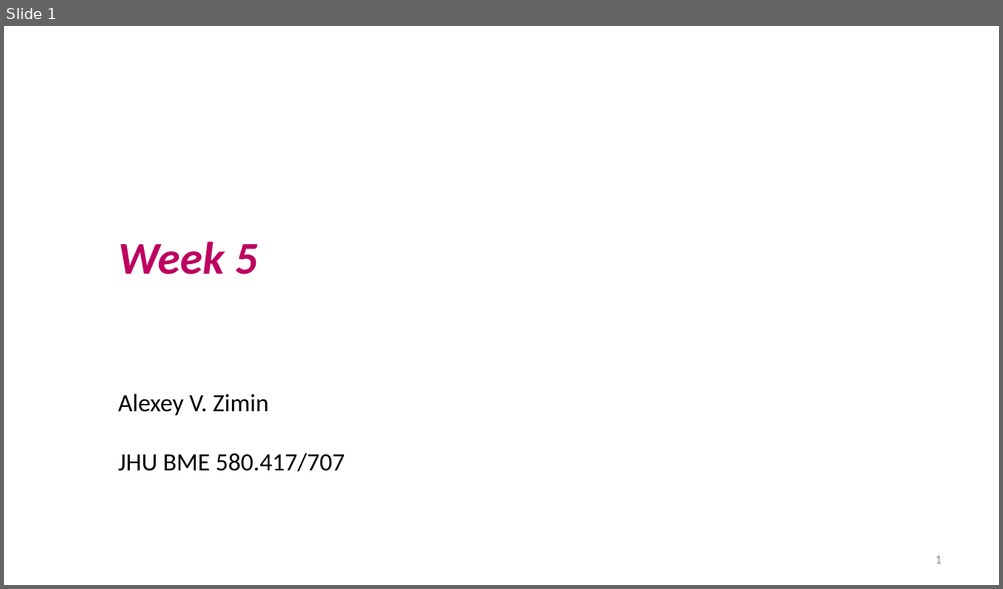
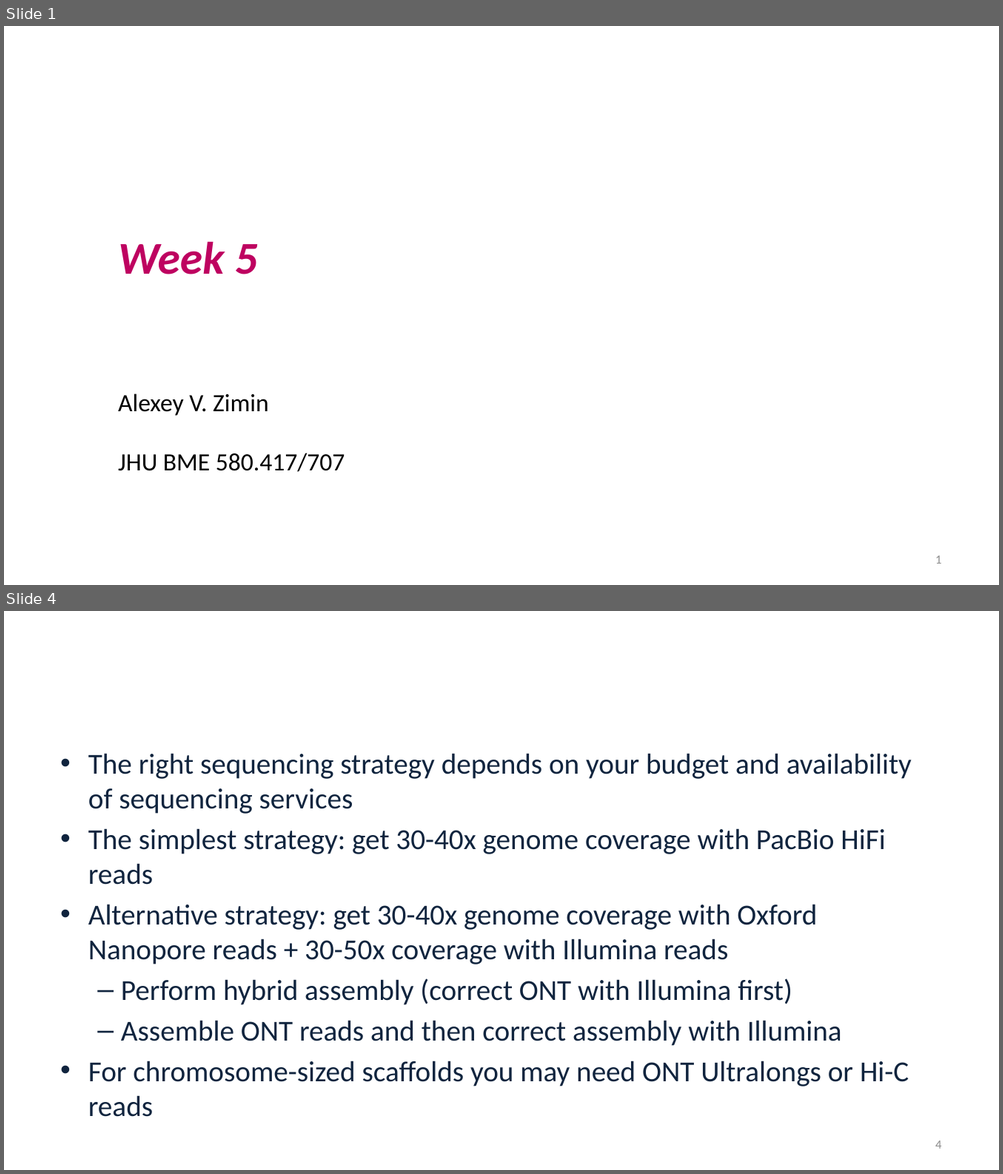
Before and after one commit to alekseyzimin/BME-Algorithms-for-Analysis-of-Genomic-Data, a slide deck: Fall 2026/Week 5 -- Genome Assembly Algorithms.pptx. Shown one above the other, each under a label of ours: slide 1 before the commit, slides 1 and 4 after it; the slides between them are not shown. The pictures are 1003x589 and 1003x1174 pixels, drawn with LibreOffice and Linux fonts; fonts in the diff are those of the drawing; background and template pictures are left out. Boxes give left, top, right and bottom in pixels: in the first picture for what was removed or moved away, otherwise in the second. Text is boxed around its words. In the diff, an @@ line names an element or a change of style, - is before the commit and + after.

```diff
--- a/Fall 2026/Week 5 -- Genome Assembly Algorithms.pptx
+++ b/Fall 2026/Week 5 -- Genome Assembly Algorithms.pptx
@@ slide 4 added at box(4, 611, 999, 1170), background picture (left out) @@
@@ title added at box(53, 667, 948, 703), 32.4 pt, text #FFFFFF @@
+Choosing the right sequencing strategy
@@ text added at box(88, 753, 911, 1117), 28 pt, text #0F243E @@
+• The right sequencing strategy depends on your budget and availability of sequencing services
+• The simplest strategy: get 30-40x genome coverage with PacBio HiFi reads
+• Alternative strategy: get 30-40x genome coverage with Oxford Nanopore reads + 30-50x coverage with Illumina reads
+  – Perform hybrid assembly (correct ONT with Illumina first)
+  – Assemble ONT reads and then correct assembly with Illumina
+• For chromosome-sized scaffolds you may need ONT Ultralongs or Hi-C reads
@@ page number added at box(935, 1141, 941, 1149), 12 pt, text #8C8C8C @@
+4
```
Also in this commit, not shown: 10 slides changed, 5 other slides added.
